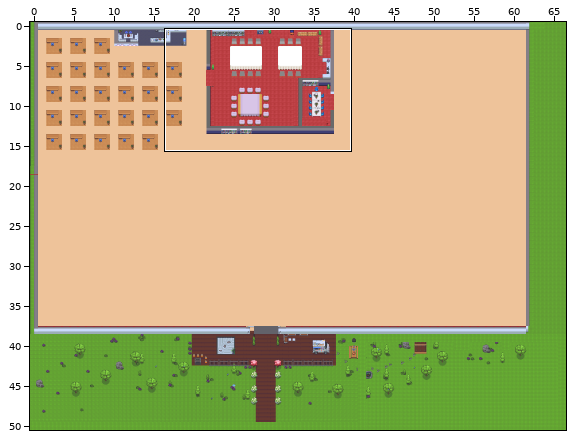
An edit to a level. Tiled map (JSON), office.tmj. The picture above shows the old version from afar; the outline marks the close-up.
Close-up. First the earlier version:
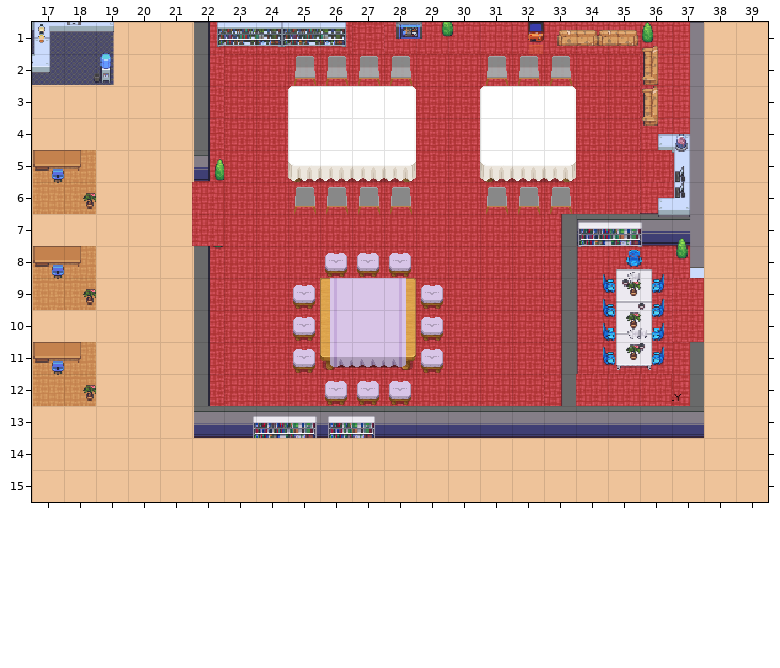
Cells are 32x32 px. Shown: x 17..39, y 1..15.
And afterwards:
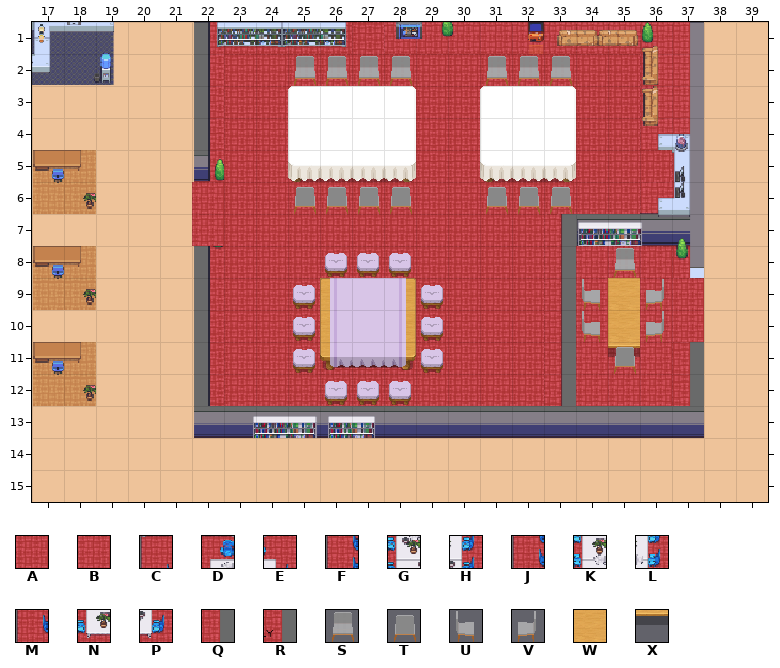
Key: from "WA_Logo_Long": A 579, B 580, C 661, D 662, E 663, F 739, G 740, H 741, J 817, K 818, L 819, M 895, N 896, P 897, Q 898, R 976; from "WA_Seats": S 117, T 118, U 119, V 120; from "WA_Tables": W 175, X 185.
_ is an empty cell, # one hidden under a higher layer.
Author's note on the commit: New PST map developing
Difference:
Layer "floor/floor1":
y 8: x 34..36 CDE -> BBA
y 9: x 34..36 FGH -> B#B
y 10: x 34..36 JKL -> B#B
y 11: x 34..36 MNP -> BBB
Layer "walls/walls2":
y 12: x 37 R -> Q
Layer "furniture/furniture1":
y 9..10: x 35 _ -> W
y 11: x 35 _ -> X
Layer "furniture/furniture2":
y 8: x 35 _ -> S
y 9..10: x 34 _ -> U; x 36 _ -> V
y 11: x 35 _ -> T
Pixel boxes of the changes (left, top, right, bottom) in both close-ups:
changed: (576, 246, 689, 406)
